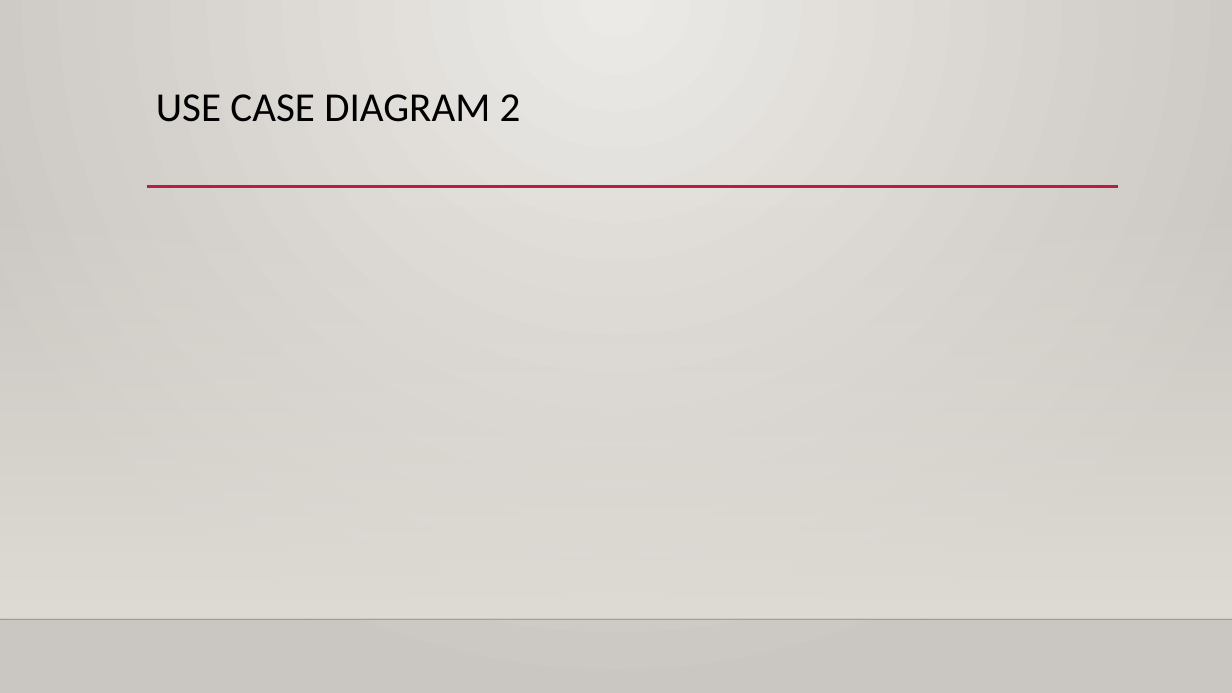
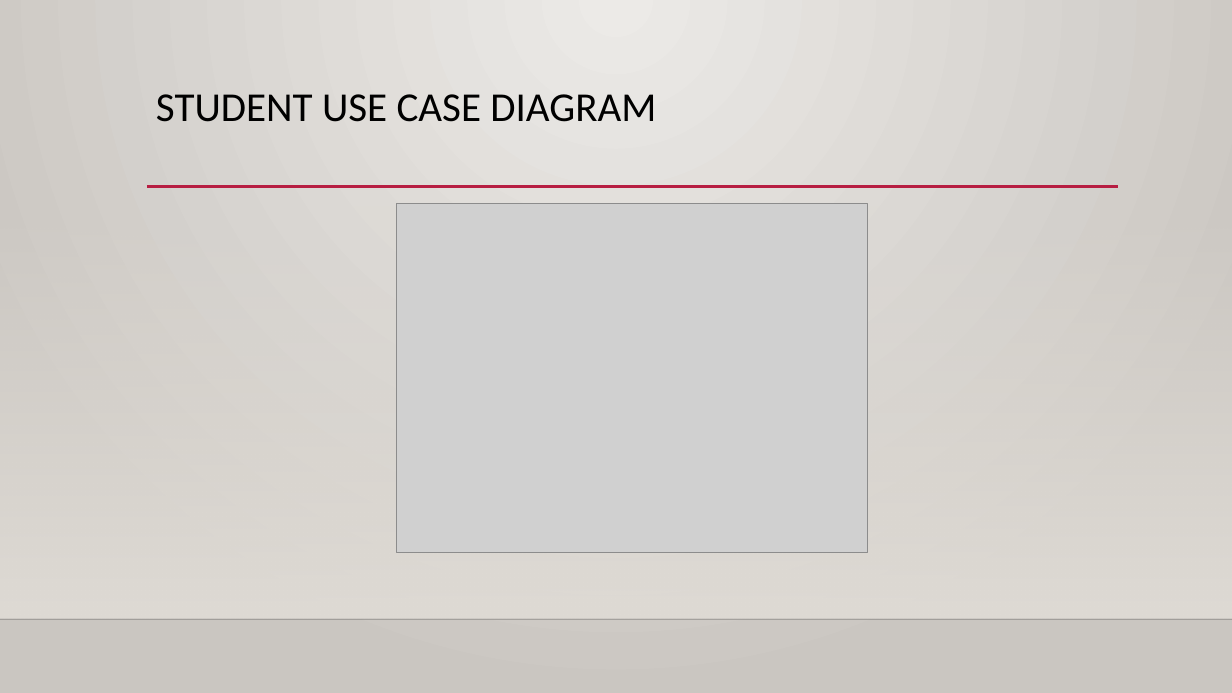
Before and after one commit to StewartSteven/Attend-In, a slide deck: slide 15 of Attend-in_Sprint1.pptx (slide 12 before the commit). Drawn at 1232x693 pixels with LibreOffice and Linux fonts; fonts in the diff are those of the drawing; grey boxes stand for pictures; background and template pictures are left out. Boxes give left, top, right and bottom in pixels: in the first picture for what was removed or moved away, otherwise in the second. Text is boxed around its words. In the diff, an @@ line names an element or a change of style, - is before the commit and + after.

```diff
--- a/Attend-in_Sprint1.pptx
+++ b/Attend-in_Sprint1.pptx
@@ title at (156,94,656,122): text changed @@
-USE CASE DIAGRAM 2
+STUDENT USE CASE DIAGRAM
@@ picture added at (396,203,868,552) @@
```
Also in this commit, not shown: 3 other slides changed, 4 slides added, 1 slide removed.
